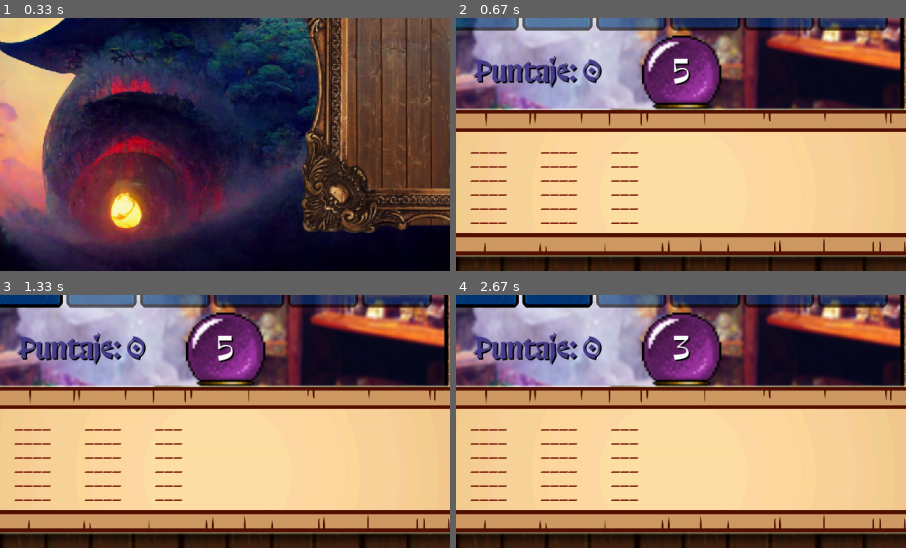
Above: before the commit, frames 1-4 (two rows, left to right).
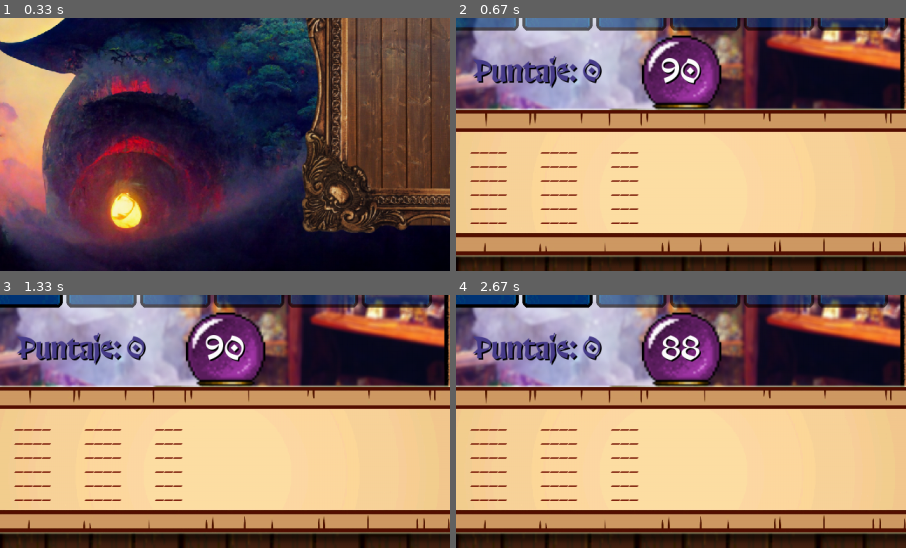
Above: after the commit, the same moments.

Repository: juliancz-a/SP_GRUPO_5_Pygame
Game: pygame game, started from code/main.py
Same seed, same stepped clock (60 frames per second), same inputs: the game is played once before the commit and once after it.
Inputs (mouse positions are % of the whole screen's width and height, from its top left):
- Up to frame 1 (0.33 s): no input
- Up to frame 2 (0.67 s): click "Jugar" at 0.38 s
- Up to frame 3 (1.33 s): tap Enter at 0.67 s; press the mouse at (62, 23) at 1.03 s; move the mouse to (56, 18) at 1.13 s; release the mouse at (51, 14) at 1.27 s
- Up to frame 4 (2.67 s): click (20, 34) at 1.38 s; press the mouse at (87, 37) at 1.7 s; move the mouse to (56, 46) at 1.8 s; release the mouse at (25, 54) at 1.93 s; click (68, 22) at 2.05 s
The pictures show only the part of the screen within x 26-76%, y 50-100%; the shares and areas given below are measured in that part.

Frame 1 is identical in both runs. In frame 2, 0.7% of the frame differs, in the area x 45-55%, y 15-27%; in frame 3, 0.7%; in frame 4, 0.7%.

Commit message:
commit_doc

Diff:
--- a/code/constantes.py
+++ b/code/constantes.py
@@ -52,7 +52,7 @@
 PLAY_MUSIC = r"code\data\sound\play_music.wav"
 CARTAS_SOUND = r"code\data\sound\card_click.wav"
 
-TIEMPO_LIMITE = 5
+TIEMPO_LIMITE = 90
 
 #CONFIG PATH
 SCOREBOARD_PATH = r"code\data\config\scoreboard.csv"
--- a/code/game_states/class_menu.py
+++ b/code/game_states/class_menu.py
@@ -32,7 +32,7 @@
 
         self.option = None
 
-        self.music = self.set_music()
+        self.music = self.set_music(0.1)
 
     def render(self):
 
@@ -63,8 +63,8 @@
 
         return selection
 
-    def set_music(self):
+    def set_music(self, volume):
 
         pygame.mixer.music.load(MENU_MUSIC)
         pygame.mixer.music.play(-1)
-        pygame.mixer.music.set_volume(0.1)
+        pygame.mixer.music.set_volume(volume)
--- a/code/game_tools/event_handle.py
+++ b/code/game_tools/event_handle.py
@@ -1,5 +1,5 @@
 import pygame
-def button_click_event (event, assets_cfg):
+def button_click_event (event:pygame.event, assets_cfg):
 
     selection = None
     button_selected = 0
--- a/code/game_tools/scoreboard.py
+++ b/code/game_tools/scoreboard.py
@@ -2,7 +2,7 @@
 from constantes import *
 
 class Scoreboard:
-    def __init__(self, font, surface, player_list:list[dict]) -> None:
+    def __init__(self, font:pygame.font, surface:pygame.Surface, player_list:list[dict]) -> None:
         self.surface = surface
         self.player_list = player_list
         self.draw_pos = (850,200)
--- a/code/game_tools/words.py
+++ b/code/game_tools/words.py
@@ -4,7 +4,7 @@
 from game_tools.extra_functions import *
 from constantes import *
 
-def draw_words (surface, matrix, words_founded:list, comodin, random_letter):
+def draw_words (surface:pygame.Surface, matrix:list, words_founded:list, comodin, random_letter):
 
     x = 55
 
Not shown, changed: README.md
